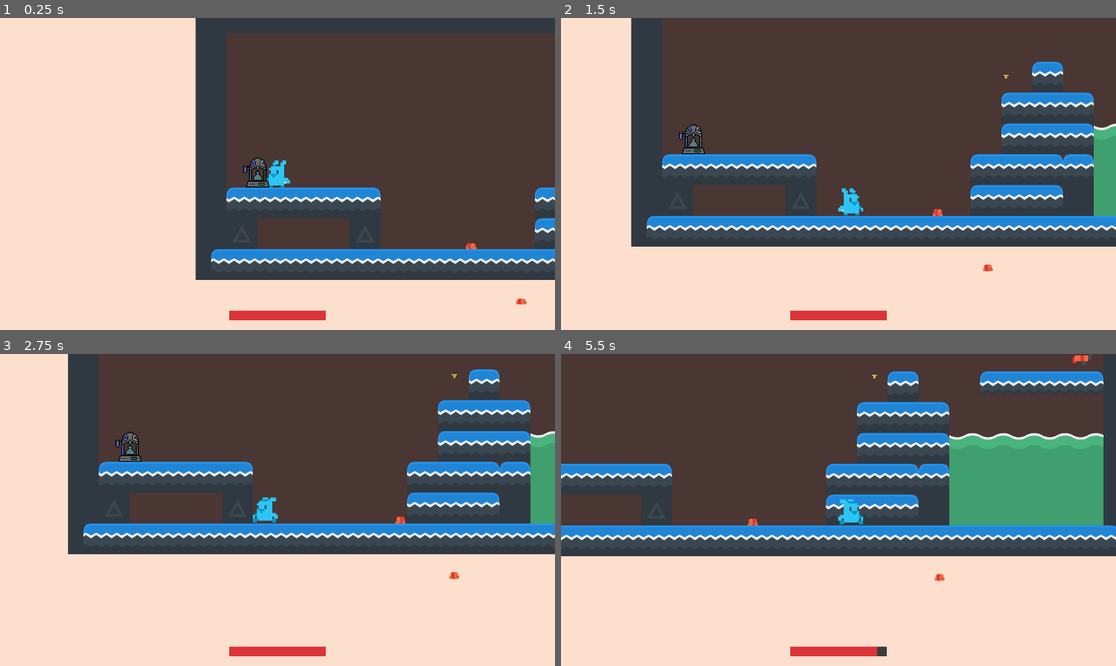
Above: before the commit, frames 1-4 (two rows, left to right).
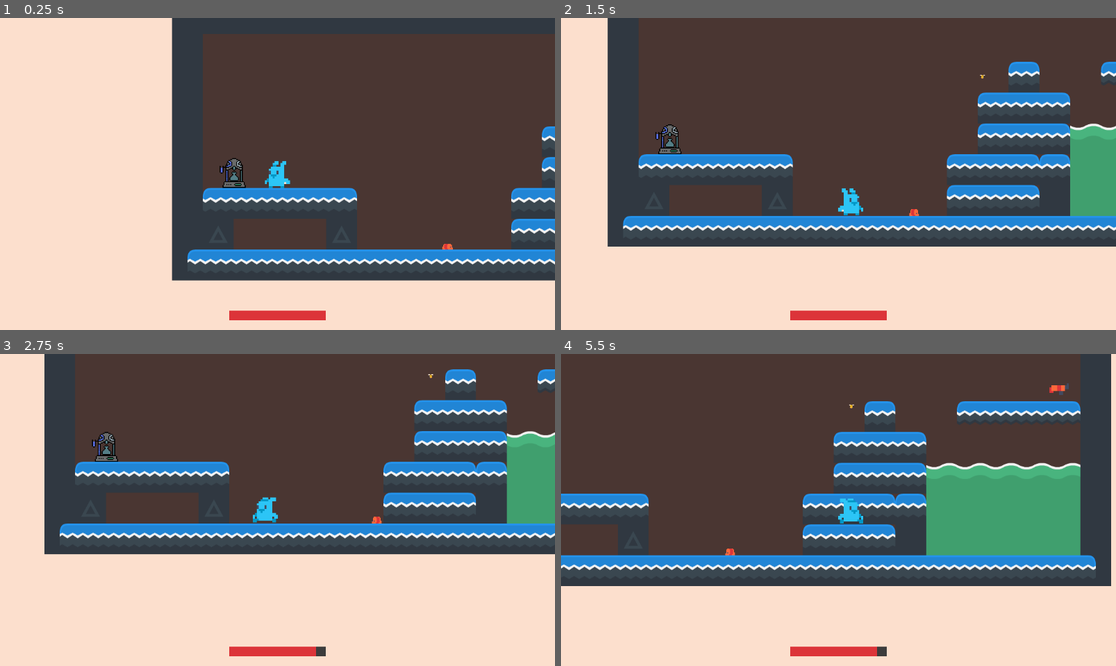
Above: after the commit, the same moments.

Repository: conor-wilson/dr-shrink
Game: Godot game, scene res://scenes/main.tscn
Same seed, same stepped clock (60 frames per second), same inputs: the game is played once before the commit and once after it. Sound files missing from this copy of the repository are replaced by a short silence.
Inputs:
- Up to frame 1 (0.25 s): no input
- Up to frame 2 (1.5 s): hold Right (Right) from 0.53 s (still down); tap Down (Shrink) at 0.6 s; tap W (Jump) at 0.77 s; tap Space (Shoot) at 1.35 s
- Up to frame 3 (2.75 s): tap W (Jump) at 1.52 s; tap Down (Shrink) at 1.55, 2.1 s; release Right (Right) at 2.03 s; hold Left (Left) from 2.03 s (still down)
- Up to frame 4 (5.5 s): release Left (Left) at 2.78 s; hold Right (Right) 2.78-4.28 s; tap Down (Shrink) at 2.85, 3.8, 4.35, 5.1 s; tap W (Jump) at 3.02, 3.77, 4.52 s; tap Space (Shoot) at 3.6 s; hold Left (Left) 4.28-5.03 s; hold Right (Right) from 5.03 s (still down)

The runs differ from the first frame. In frame 1, 11% of the frame differs, in the area x 30-100%, y 0-92%; in frame 2, 14%; in frame 3, 13%; in frame 4, 34%, in the area x 0-100%, y 0-75%.

Commit message:
Added win-condition via the shrink machine

Diff:
--- a/shrinker/shrinker/scenes/entities/player.gd
+++ b/shrinker/shrinker/scenes/entities/player.gd
@@ -1,6 +1,7 @@
 class_name Player extends CharacterBody2D
 
 signal fire_bullet(pos:Vector2, dir:Vector2)
+signal shrink_me
 
 const bullet_dist_from_player := 56
 
@@ -132,4 +133,4 @@
 	$Timers/InvincibilityCooldown.start()
 
 func shrink():
-	print("SHRINKING!")
+	shrink_me.emit()
--- a/shrinker/shrinker/scenes/levels/level.gd
+++ b/shrinker/shrinker/scenes/levels/level.gd
@@ -1,4 +1,6 @@
 extends Node2D
+
+signal victory
 
 const bullet_scene : PackedScene = preload("res://scenes/levels/bullet.tscn")
 
@@ -7,3 +9,7 @@
 	bullet.position = pos
 	bullet.set_direction(dir)
 	$Bullets.add_child(bullet)
+
+
+func _on_player_shrink_me() -> void:
+	victory.emit()
--- a/shrinker/shrinker/scenes/levels/level.tscn
+++ b/shrinker/shrinker/scenes/levels/level.tscn
@@ -43,7 +43,7 @@
 tile_set = ExtResource("2_u3umr")
 
 [node name="Player" parent="." instance=ExtResource("2_0ahq2")]
-position = Vector2(170, 352)
+position = Vector2(219, 350)
 jump_speed = 950.0
 gravity_multiplier = 3.5
 glide_effect = 0.25
@@ -57,9 +57,6 @@
 
 [node name="Worm" parent="Enemies" instance=ExtResource("5_uebae")]
 position = Vector2(561, 505)
-
-[node name="Worm2" parent="Enemies" instance=ExtResource("5_uebae")]
-position = Vector2(665, 620)
 
 [node name="Bullets" type="Node2D" parent="."]
 
@@ -84,3 +81,4 @@
 tile_set = SubResource("TileSet_jine5")
 
 [connection signal="fire_bullet" from="Player" to="." method="_on_player_fire_bullet"]
+[connection signal="shrink_me" from="Player" to="." method="_on_player_shrink_me"]
--- /dev/null
+++ b/shrinker/shrinker/scenes/main.gd
@@ -0,0 +1,7 @@
+extends Node
+
+func _on_level_victory() -> void:
+	# TODO: Prevent the player from being able to continue moving around in the background
+	$UI.hide()
+	$Music.stop()
+	$VictoryScreen.show()
--- a/shrinker/shrinker/scenes/main.tscn
+++ b/shrinker/shrinker/scenes/main.tscn
@@ -1,10 +1,13 @@
-[gd_scene load_steps=4 format=3 uid="uid://dvedm0us3v54"]
+[gd_scene load_steps=6 format=3 uid="uid://dvedm0us3v54"]
 
+[ext_resource type="Script" path="res://scenes/main.gd" id="1_dfkcu"]
 [ext_resource type="PackedScene" uid="uid://c3jm7al5nk63m" path="res://scenes/ui/ui.tscn" id="2_03qlr"]
 [ext_resource type="PackedScene" uid="uid://2ia1drt3yu51" path="res://scenes/levels/level.tscn" id="2_aqpo2"]
 [ext_resource type="AudioStream" uid="uid://cwu1bbrevcvqg" path="res://audio/bg_music.ogg" id="3_pdgux"]
+[ext_resource type="PackedScene" uid="uid://bo3bv3v7gi5j4" path="res://scenes/ui/victory_screen.tscn" id="5_r7y8h"]
 
 [node name="Main" type="Node"]
+script = ExtResource("1_dfkcu")
 
 [node name="BG" type="CanvasLayer" parent="."]
 layer = -1
@@ -22,3 +25,8 @@
 stream = ExtResource("3_pdgux")
 volume_db = -10.0
 autoplay = true
+
+[node name="VictoryScreen" parent="." instance=ExtResource("5_r7y8h")]
+visible = false
+
+[connection signal="victory" from="Level" to="." method="_on_level_victory"]
--- /dev/null
+++ b/shrinker/shrinker/scenes/ui/victory_screen.tscn
@@ -0,0 +1,20 @@
+[gd_scene load_steps=2 format=3 uid="uid://bo3bv3v7gi5j4"]
+
+[sub_resource type="LabelSettings" id="LabelSettings_dfb8j"]
+font_size = 64
+font_color = Color(0, 0, 0, 1)
+
+[node name="VictoryScreen" type="CanvasLayer"]
+
+[node name="ColorRect" type="ColorRect" parent="."]
+offset_right = 1152.0
+offset_bottom = 648.0
+color = Color(0.6975, 1, 0.67, 1)
+
+[node name="Label" type="Label" parent="."]
+offset_left = 405.0
+offset_top = 270.0
+offset_right = 722.0
+offset_bottom = 358.0
+text = " YOU WIN!"
+label_settings = SubResource("LabelSettings_dfb8j")
